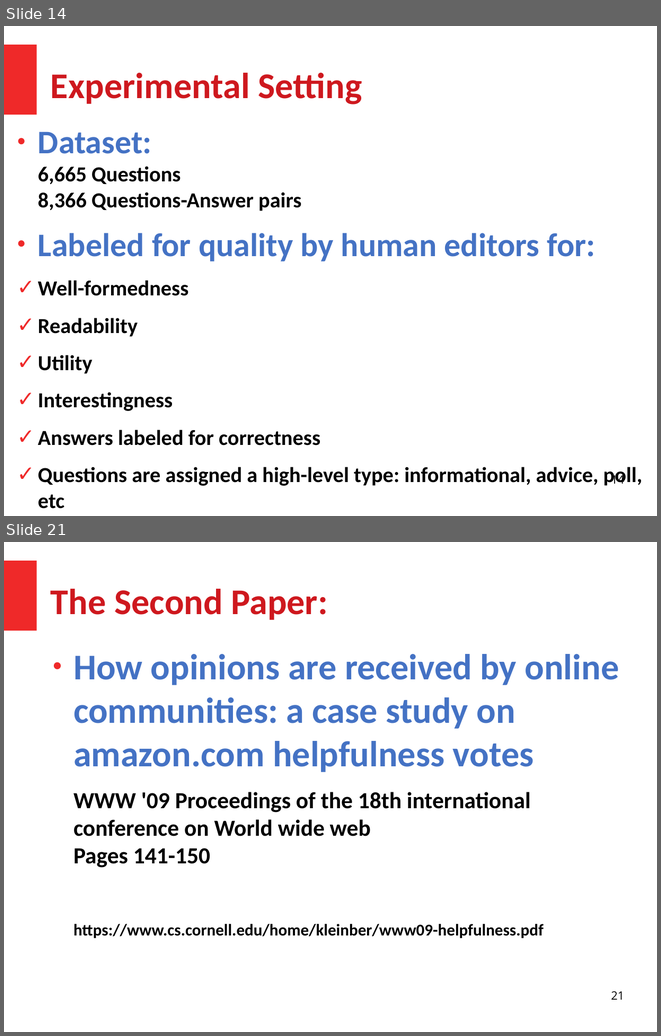
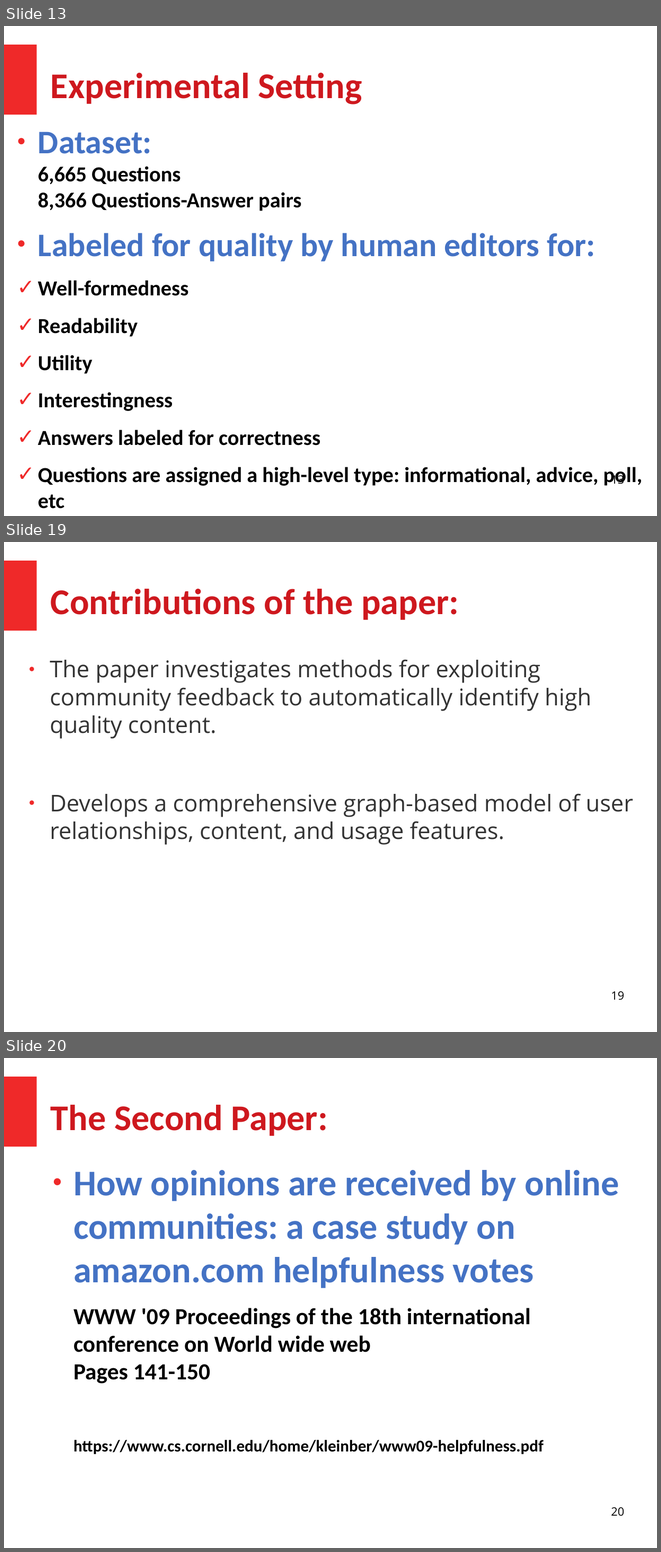
Before and after one commit to HussamHallak/cs834-f17, a slide deck: assignments/P5/P5.odp. Shown one above the other, each under a label of ours: slides 14 and 21 before the commit, slides 13, 19 and 20 after it; the slides between them are not shown. The pictures are 661x1036 and 661x1552 pixels, drawn with LibreOffice and Linux fonts; fonts in the diff are those of the drawing. Boxes give left, top, right and bottom in pixels: in the first picture for what was removed or moved away, otherwise in the second. Text is boxed around its words. In the diff, an @@ line names an element or a change of style, - is before the commit and + after.

```diff
--- a/assignments/P5/P5.odp
+++ b/assignments/P5/P5.odp
@@ slide 19 added at [4,542,657,1032], background #FFFFFF; not listed: 1 template element that a slide beside it also shows @@
@@ title added at [51,589,459,620], 44 pt, text #CE181E, bold @@
+Contributions of the paper:
@@ text added at [50,659,633,845], 28 pt, text #333333 @@
+● The paper investigates methods for exploiting community feedback to automatically identify high quality content.
+● Develops a comprehensive graph-based model of user relationships, content, and usage features.
@@ page number added at [611,991,624,1000], 14 pt, text #000000 @@
+19
@@ what was slide 14 is now slide 13 @@
@@ page number at [611,473,624,487]: text changed @@
-14
+13
@@ what was slide 21 is now slide 20 @@
@@ page number at [611,1507,624,1516]: text changed @@
-21
+20
```
Also in this commit, not shown: 17 slides changed, 2 other slides added, 4 slides removed, 1 other file.
